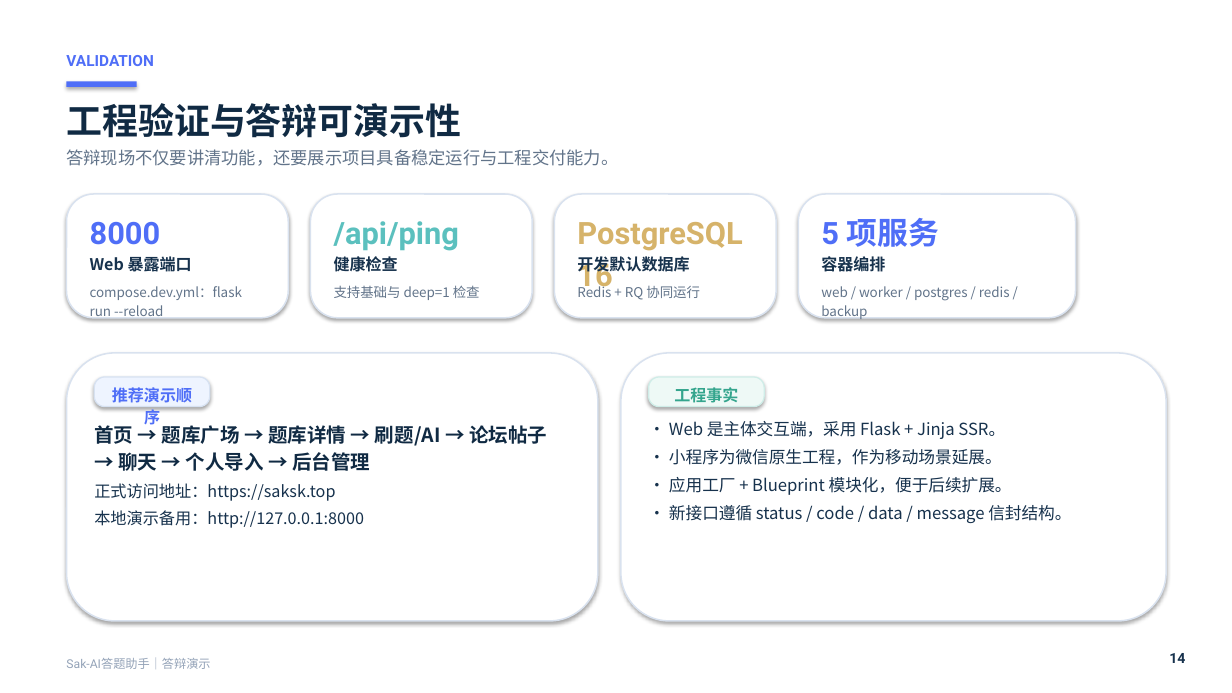
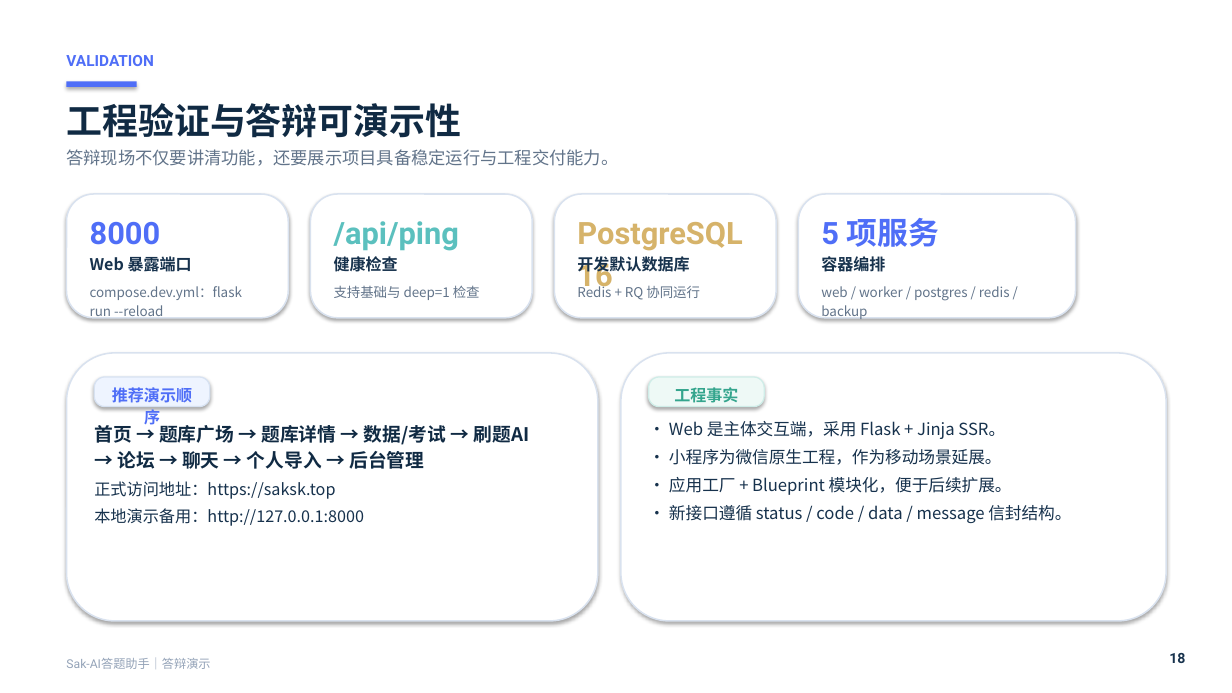
Before and after one commit to Saksk-IT/Ti, a slide deck: slide 18 of output/doc/1软件应用与开发_1Web应用与开发_Sak-AI答题助手/01作品与答辩材料/Sak-AI答题助手-答辩演示PPT.pptx (slide 14 before the commit). Drawn at 1232x693 pixels with LibreOffice and Linux fonts; fonts in the diff are those of the drawing; background and template pictures are left out. Boxes give left, top, right and bottom in pixels: in the first picture for what was removed or moved away, otherwise in the second. Text is boxed around its words. In the diff, an @@ line names an element or a change of style, - is before the commit and + after.

```diff
--- a/output/doc/1软件应用与开发_1Web应用与开发_Sak-AI答题助手/01作品与答辩材料/Sak-AI答题助手-答辩演示PPT.pptx
+++ b/output/doc/1软件应用与开发_1Web应用与开发_Sak-AI答题助手/01作品与答辩材料/Sak-AI答题助手-答辩演示PPT.pptx
@@ text at (94,425,530,469): text changed; size 15.2 to 14.6 pt @@
-首页 → 题库广场 → 题库详情 → 刷题/AI → 论坛帖子 → 聊天 → 个人导入 → 后台管理
+首页 → 题库广场 → 题库详情 → 数据/考试 → 刷题AI → 论坛 → 聊天 → 个人导入 → 后台管理
@@ text at (1169,653,1185,663): text changed @@
-14
+18
```
Also in this commit, not shown: 9 other slides changed, 4 slides added, 2 other files.
